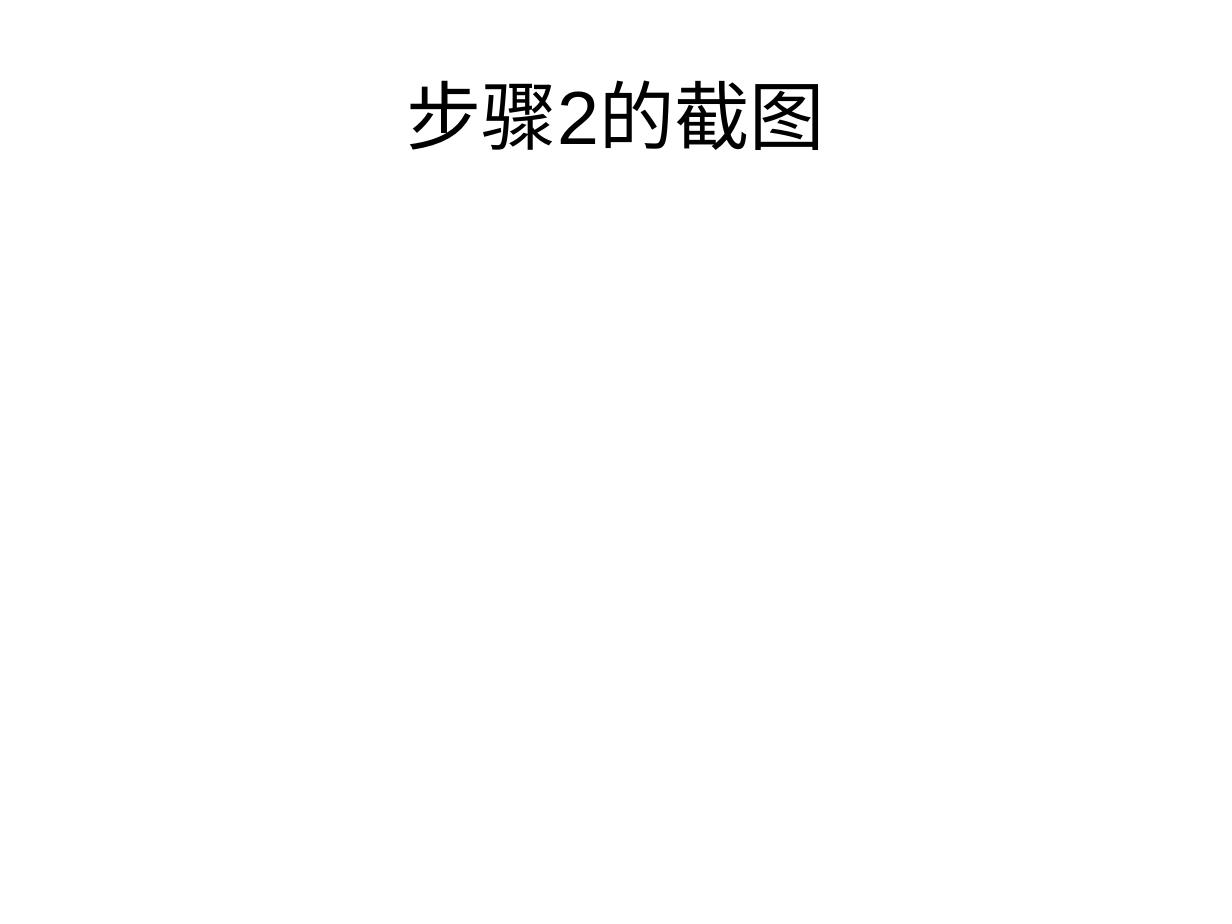
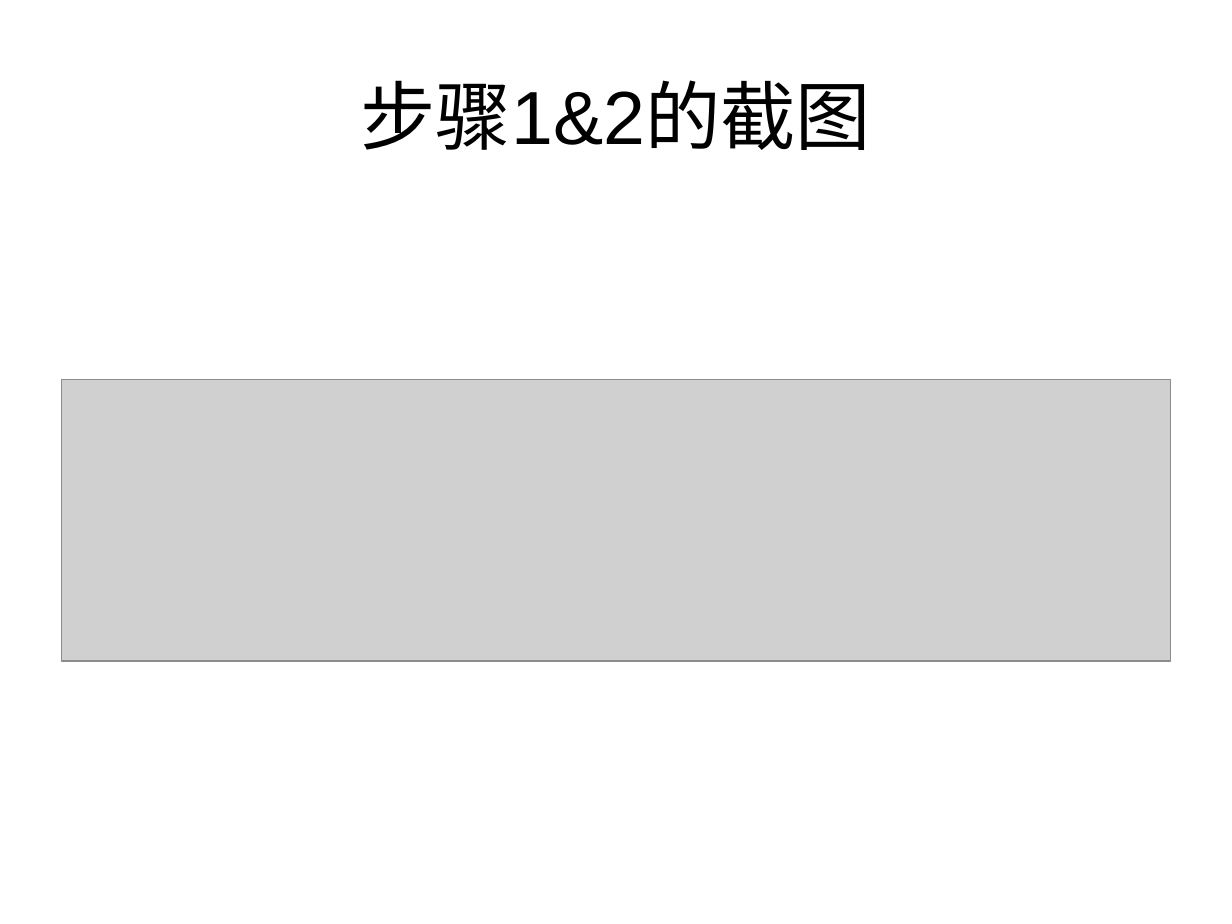
Before and after one commit to Abyss-of-Dragon/Cjjpsz, a slide deck: slide 2 of assignments/A7_10195101542_蒋子仪/A7.ppt (slide 3 before the commit). Drawn at 1232x924 pixels with LibreOffice and Linux fonts; fonts in the diff are those of the drawing; grey boxes stand for pictures. Boxes give left, top, right and bottom in pixels: in the first picture for what was removed or moved away, otherwise in the second. Text is boxed around its words. In the diff, an @@ line names an element or a change of style, - is before the commit and + after.

```diff
--- a/assignments/A7_10195101542_蒋子仪/A7.ppt
+++ b/assignments/A7_10195101542_蒋子仪/A7.ppt
@@ title at (361, 80, 872, 150): text changed @@
-步骤2的截图
+步骤1&2的截图
@@ picture added at (62, 379, 1170, 660) @@
```
Also in this commit, not shown: 2 other slides changed, 1 slide removed.
